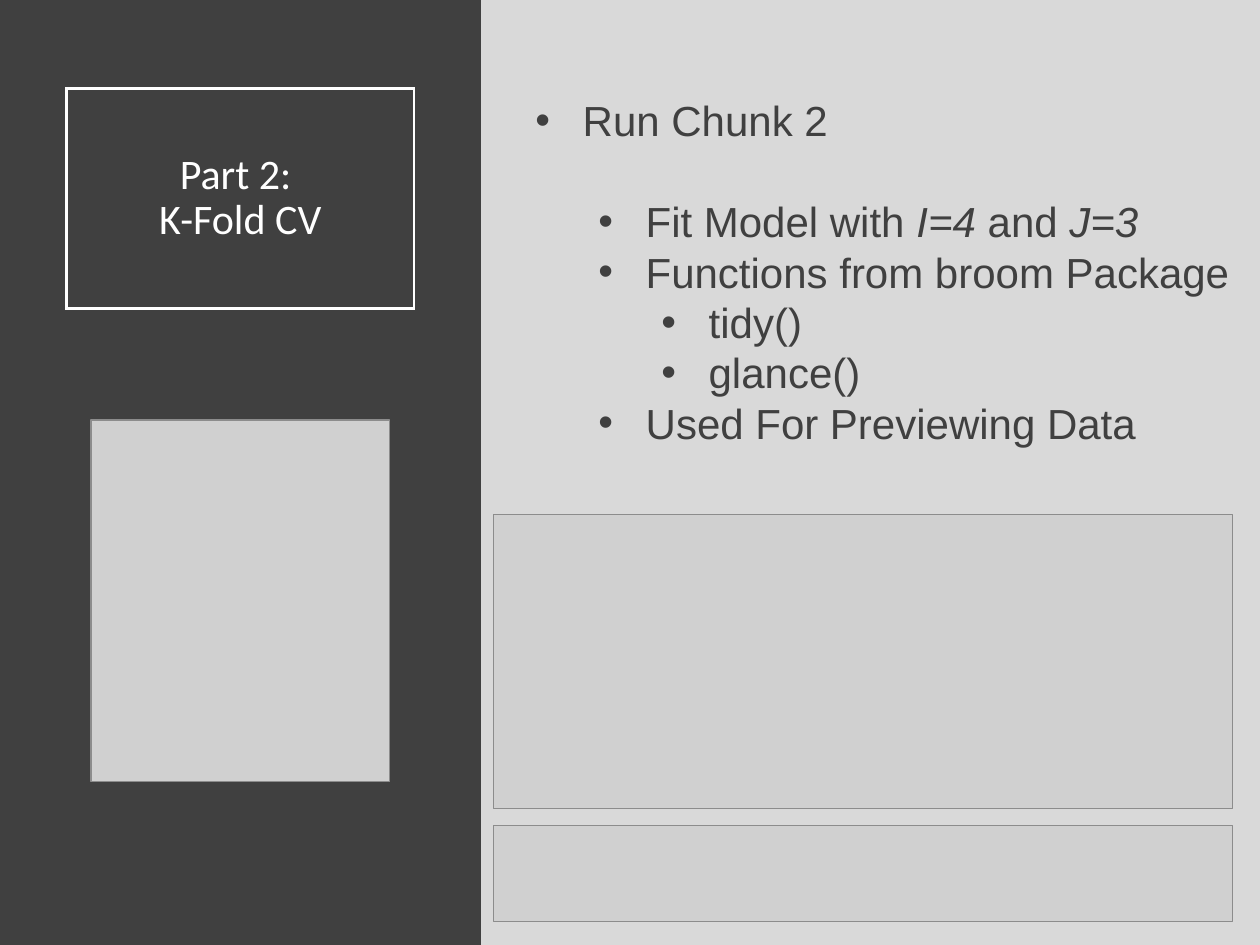
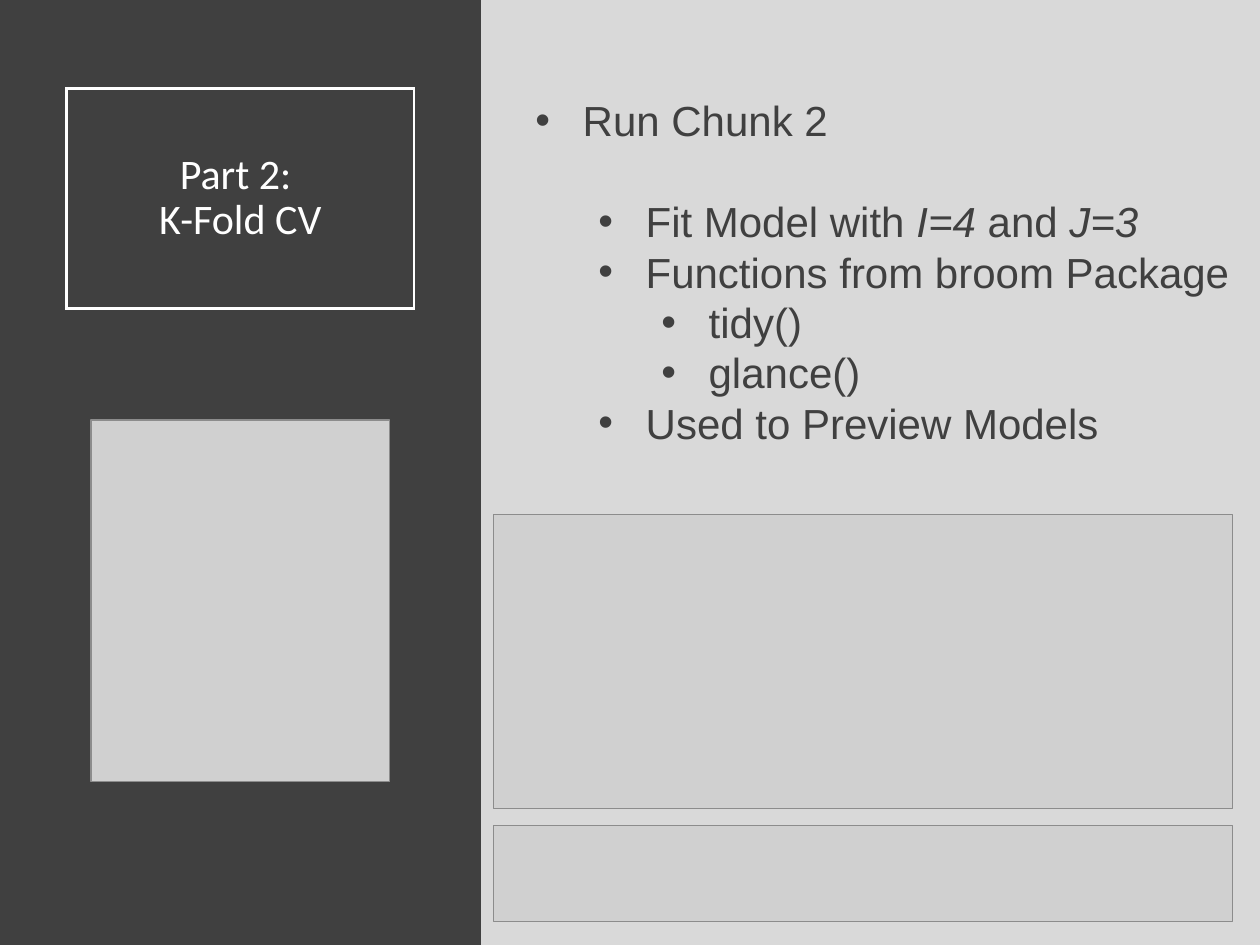
Before and after one commit to Yixf-Self/STOR320_WEBSITE, a slide deck: slide 16 of Lecture/Modeling 4/Modeling_4_Lecture.pptx. Drawn at 1260x945 pixels with LibreOffice and Linux fonts; fonts in the diff are those of the drawing; grey boxes stand for pictures. Boxes give left, top, right and bottom in pixels: in the first picture for what was removed or moved away, otherwise in the second. Text is boxed around its words. In the diff, an @@ line names an element or a change of style, - is before the commit and + after.

```diff
--- a/Lecture/Modeling 4/Modeling_4_Lecture.pptx
+++ b/Lecture/Modeling 4/Modeling_4_Lecture.pptx
@@ text at [646,408,1098,440]: text changed @@
-  • Used For Previewing Data
+  • Used to Preview Models
```
Also in this commit, not shown: 4 other slides changed, 7 other files.
